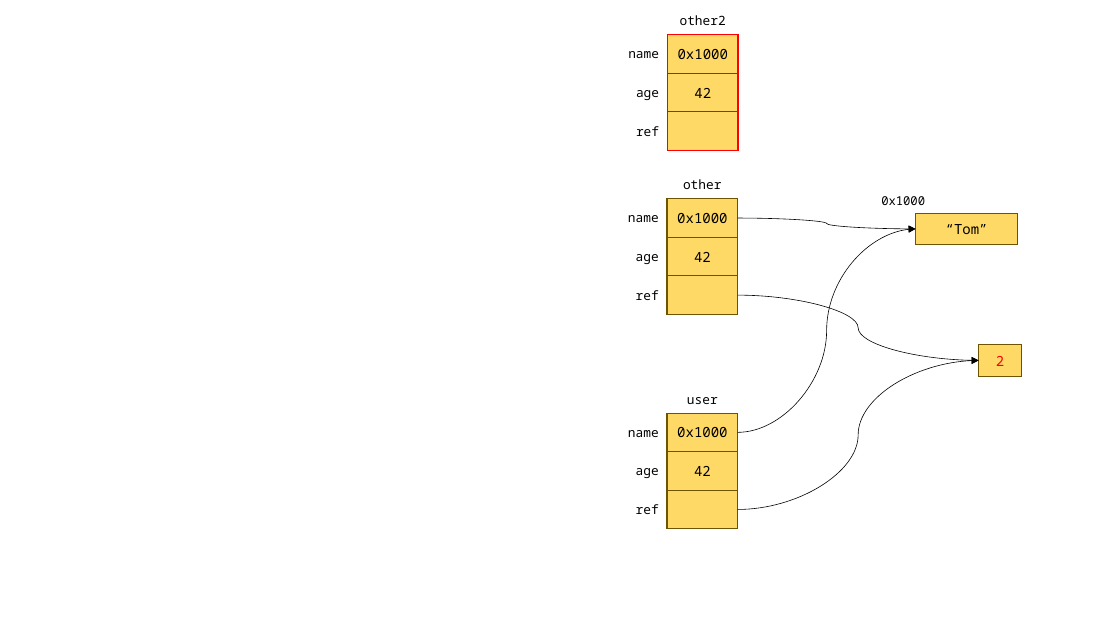
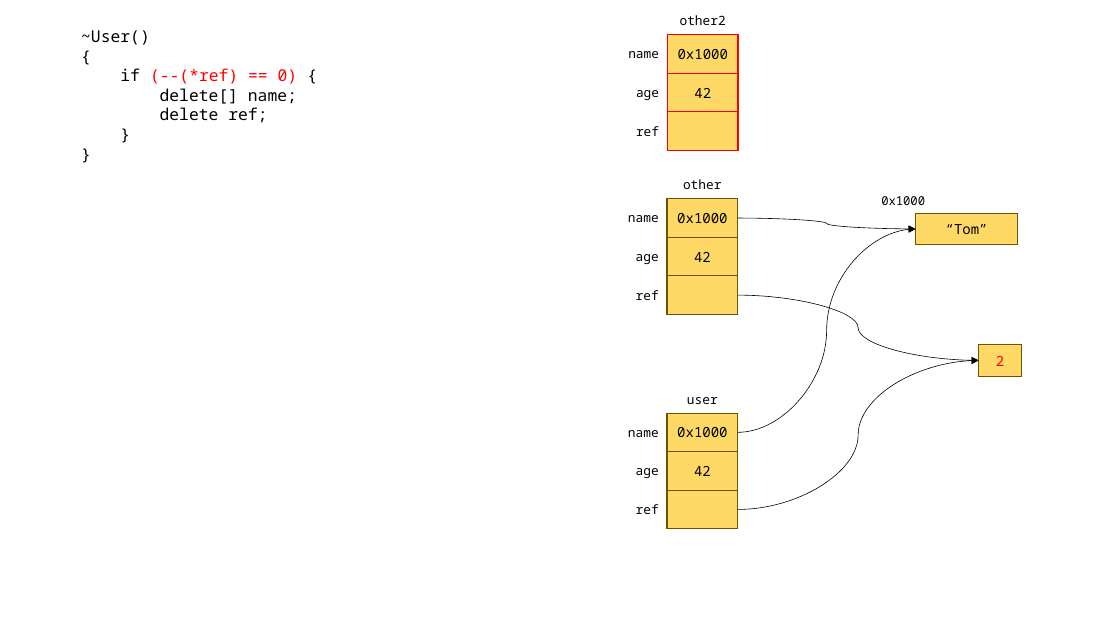
Before and after one commit to loopinf/hyundai_230612, a slide deck: slide 22 of 230612.pptx. Drawn at 1120x630 pixels with LibreOffice and Linux fonts; fonts in the diff are those of the drawing. Boxes give left, top, right and bottom in pixels: in the first picture for what was removed or moved away, otherwise in the second. Text is boxed around its words. In the diff, an @@ line names an element or a change of style, - is before the commit and + after.

```diff
--- a/230612.pptx
+++ b/230612.pptx
@@ text added at <box>81,30,298,123</box>, 14 pt, text #000000 @@
+~User()
+{
+if (--(*ref) == 0) {
+delete[] name;
+delete ref;
+}
+}
```
Also in this commit, not shown: 2 other slides changed.
